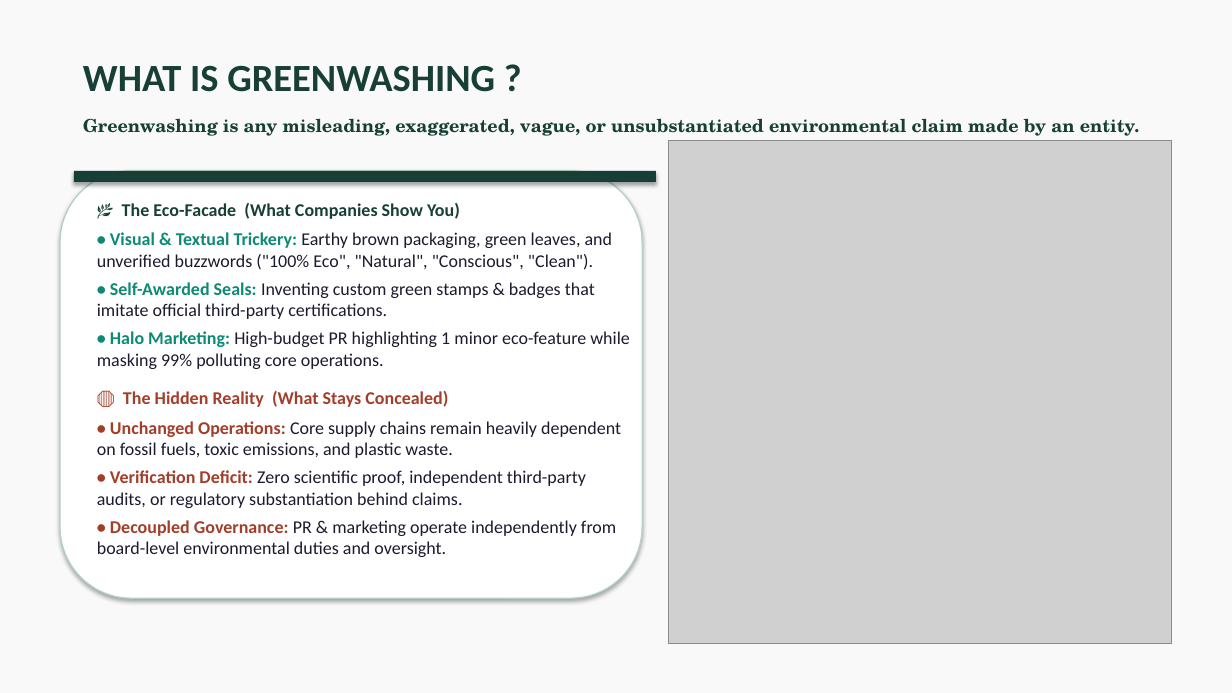
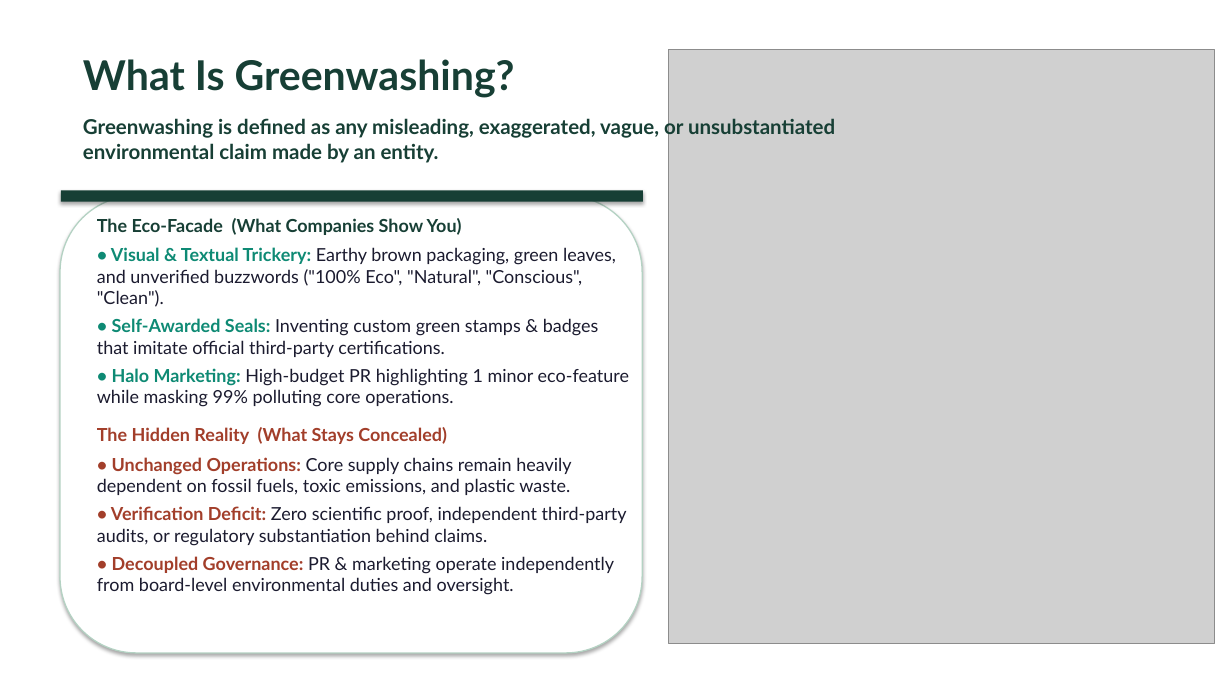
Before and after one commit to atul516/Final-VIva, a slide deck: slide 2 of Thesis Defence Presentation.pptx. Drawn at 1232x693 pixels with LibreOffice and Linux fonts; fonts in the diff are those of the drawing; grey boxes stand for pictures. Boxes give left, top, right and bottom in pixels: in the first picture for what was removed or moved away, otherwise in the second. Text is boxed around its words. In the diff, an @@ line names an element or a change of style, - is before the commit and + after.

```diff
--- a/Thesis Defence Presentation.pptx
+++ b/Thesis Defence Presentation.pptx
@@ rectangle removed at (x1=0, y1=0, x2=1232, y2=693) @@
@@ text at (x1=83, y1=59, x2=515, y2=98): text changed; size 30 to 32 pt; font Calibri to Lato @@
-WHAT IS GREENWASHING ?
+What Is Greenwashing?
@@ picture resized from (x1=669, y1=140, x2=1172, y2=643) to (x1=669, y1=50, x2=1214, y2=643) @@
@@ text at (x1=83, y1=117, x2=835, y2=163): text changed; size 14 to 16 pt; font TeX Gyre Schola to Lato @@
-Greenwashing is any misleading, exaggerated, vague, or unsubstantiated environmental claim made by an entity.
+Greenwashing is defined as any misleading, exaggerated, vague, or unsubstantiated environmental claim made by an entity.
@@ rounded rectangle resized from (x1=60, y1=171, x2=642, y2=598) to (x1=60, y1=196, x2=642, y2=653) @@
@@ rectangle moved from (x1=74, y1=171, x2=656, y2=182) to (x1=61, y1=190, x2=643, y2=201) @@
@@ text "The Eco-Facade (What Companies Show ..." moved from (x1=97, y1=203, x2=629, y2=557) to (x1=97, y1=218, x2=629, y2=595) @@
@@ text at (x1=97, y1=218, x2=462, y2=235): text changed; font Calibri to Lato @@
-🌿 The Eco-Facade (What Companies Show You)
+The Eco-Facade (What Companies Show You)
@@ text at (x1=97, y1=247, x2=629, y2=595): font Calibri to Lato in "• Visual & Textual Trickery: Earthy brown ...", "• Self-Awarded Seals: Inventing custom green stamps ...", "• Halo Marketing: High-budget PR highlighting 1 ...", "• Unchanged Operations: Core supply chains remain ..." and 2 more places @@
@@ text at (x1=97, y1=427, x2=447, y2=444): text changed; font Calibri to Lato @@
-🛑 The Hidden Reality (What Stays Concealed)
+The Hidden Reality (What Stays Concealed)
```
Also in this commit, not shown: 22 other slides changed.
